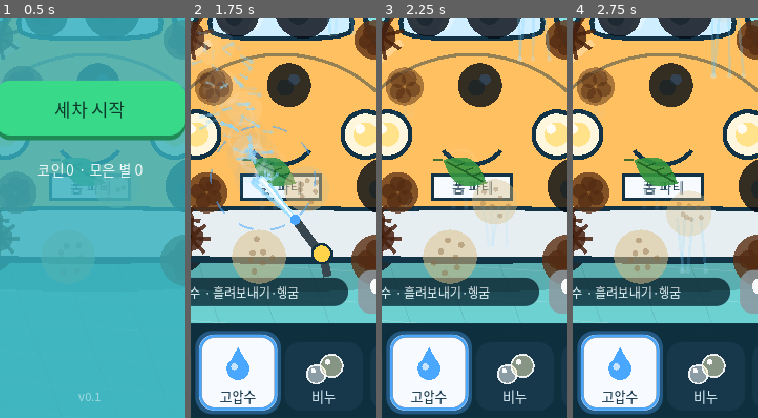
Above: before the commit, frames 1-4 (left to right).
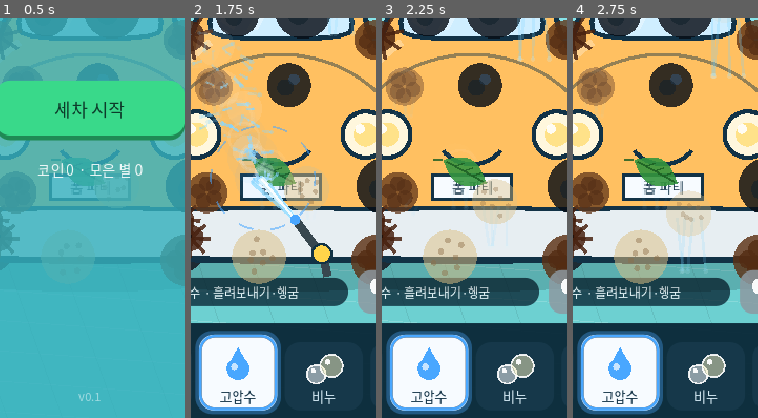
Above: after the commit, the same moments.

Repository: seorilabs/foam-party
Game: Godot game, scene res://scenes/main.tscn
Two runs of this game, one before a commit and one after it. Both use one fixed random seed, a clock stepped at 60 frames per second and the inputs below.
Inputs (mouse positions are % of the whole screen's width and height, from its top left):
- Up to frame 1 (0.5 s): no input
- Up to frame 2 (1.75 s): tap Enter at 0.5, 0.6 s; move the mouse to (72, 45) at 0.52 s; click (72, 45) at 0.67 s; tap Space at 0.77 s; drag from (30, 55) to (45, 70) at 1.27 s
- Up to frame 3 (2.25 s): move the mouse to (60, 28) at 2.02 s; tap 2 at 2.1 s; click (60, 28) at 2.17 s
- Up to frame 4 (2.75 s): no input
The pictures show only the part of the screen within x 26-76%, y 50-100%; the shares and areas given below are measured in that part.

Frame 1 is identical in both runs. In frame 2, 0.4% of the frame differs, in the area x 4-19%, y 13-21%; in frame 3, 1.0%, in the area x 4-21%, y 13-22%; in frame 4, 1.0%.

Commit message:
진흙 오염 세척 진행에 따른 색상 그라데이션 적용
strength 0→1 구간에서 lerp로 밝은 갈색에서 짙은 갈색으로 자연스럽게 보간해 세척 진행도를 색상으로 직관적으로 전달한다. clampf로 strength 범위를 0~1로 고정.

Diff:
--- a/godot/scripts/main.gd
+++ b/godot/scripts/main.gd
@@ -2020,12 +2020,18 @@
 
 
 func _draw_mud_patch(center: Vector2, radius: float, strength: float, seed_value: float) -> void:
-	var color := Color(0.36, 0.19, 0.08, 0.82 * strength)
-	draw_circle(center, radius * (0.8 + strength * 0.25), color)
+	var s := clampf(strength, 0.0, 1.0)
+	var base_color := Color(
+		lerp(0.72, 0.36, s),
+		lerp(0.58, 0.19, s),
+		lerp(0.44, 0.08, s),
+		0.82 * s
+	)
+	draw_circle(center, radius * (0.8 + s * 0.25), base_color)
 	for index in range(5):
 		var angle := seed_value + float(index) * 1.35
 		var offset := Vector2(cos(angle), sin(angle)) * radius * 0.45
-		draw_circle(center + offset, radius * 0.38, color.darkened(0.1))
+		draw_circle(center + offset, radius * 0.38, base_color.darkened(0.1))
 
 
 func _draw_dust_patch(center: Vector2, radius: float, strength: float, seed_value: float) -> void:
